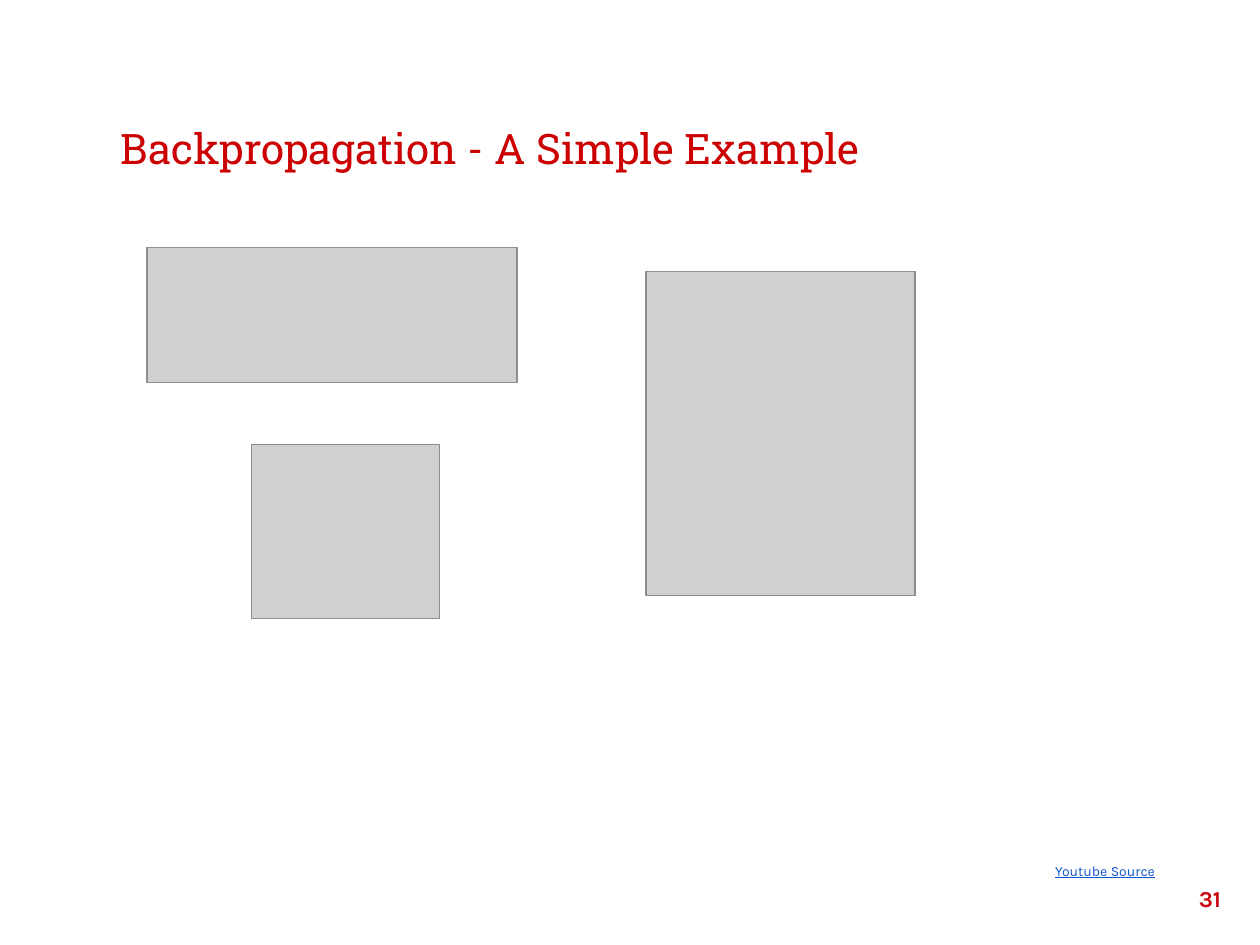
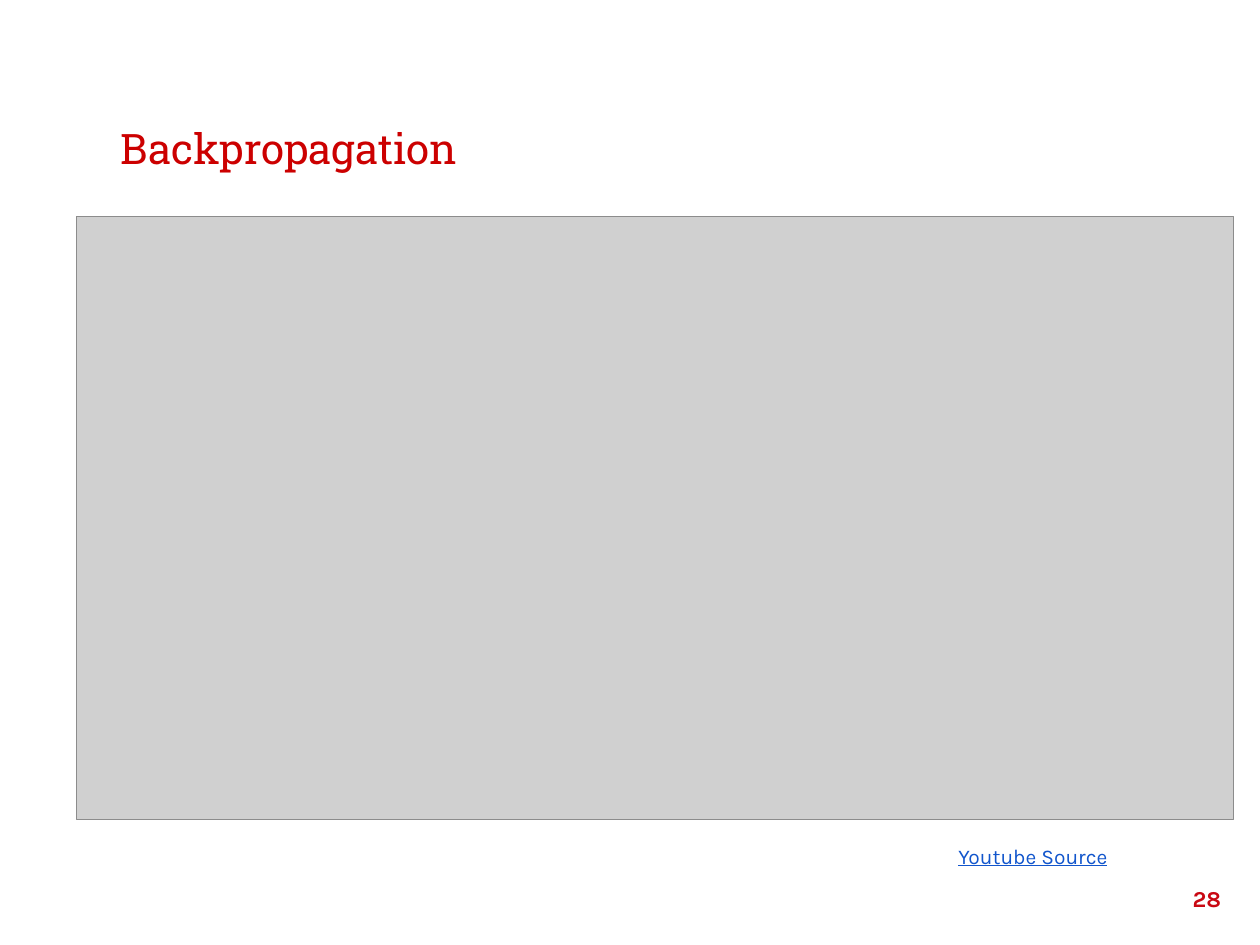
Before and after one commit to McGillAISociety/TechX, a slide deck: slide 28 of Lectures/Lecture7/Lecture 7_ Feedforward Neural Networks.pptx (slide 31 before the commit). Drawn at 1260x945 pixels with LibreOffice and Linux fonts; fonts in the diff are those of the drawing; grey boxes stand for pictures; background and template pictures are left out. Boxes give left, top, right and bottom in pixels: in the first picture for what was removed or moved away, otherwise in the second. Text is boxed around its words. In the diff, an @@ line names an element or a change of style, - is before the commit and + after.

```diff
--- a/Lectures/Lecture7/Lecture 7_ Feedforward Neural Networks.pptx
+++ b/Lectures/Lecture7/Lecture 7_ Feedforward Neural Networks.pptx
@@ title at [121, 132, 458, 173]: text changed @@
-Backpropagation - A Simple Example
+Backpropagation
@@ picture added at [76, 217, 1234, 820] @@
@@ picture removed at [147, 248, 518, 383] @@
@@ picture removed at [646, 271, 916, 595] @@
@@ picture removed at [252, 445, 440, 619] @@
@@ text "Youtube Source": place and size @@
-text "Youtube Source" at [1055, 866, 1155, 878]
+text "Youtube Source" at [958, 849, 1107, 866]
@@ text "Youtube Source" at [958, 849, 1107, 866]: size 8 to 12 pt @@
@@ page number at [1193, 892, 1221, 908]: text changed @@
-31
+28
```
Also in this commit, not shown: 2 other slides changed, 6 slides removed.
